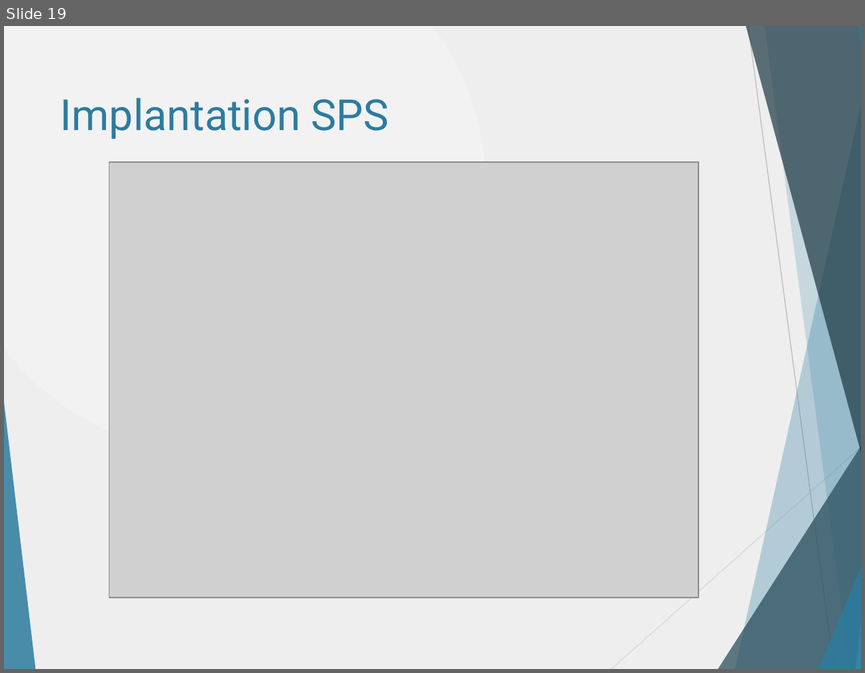
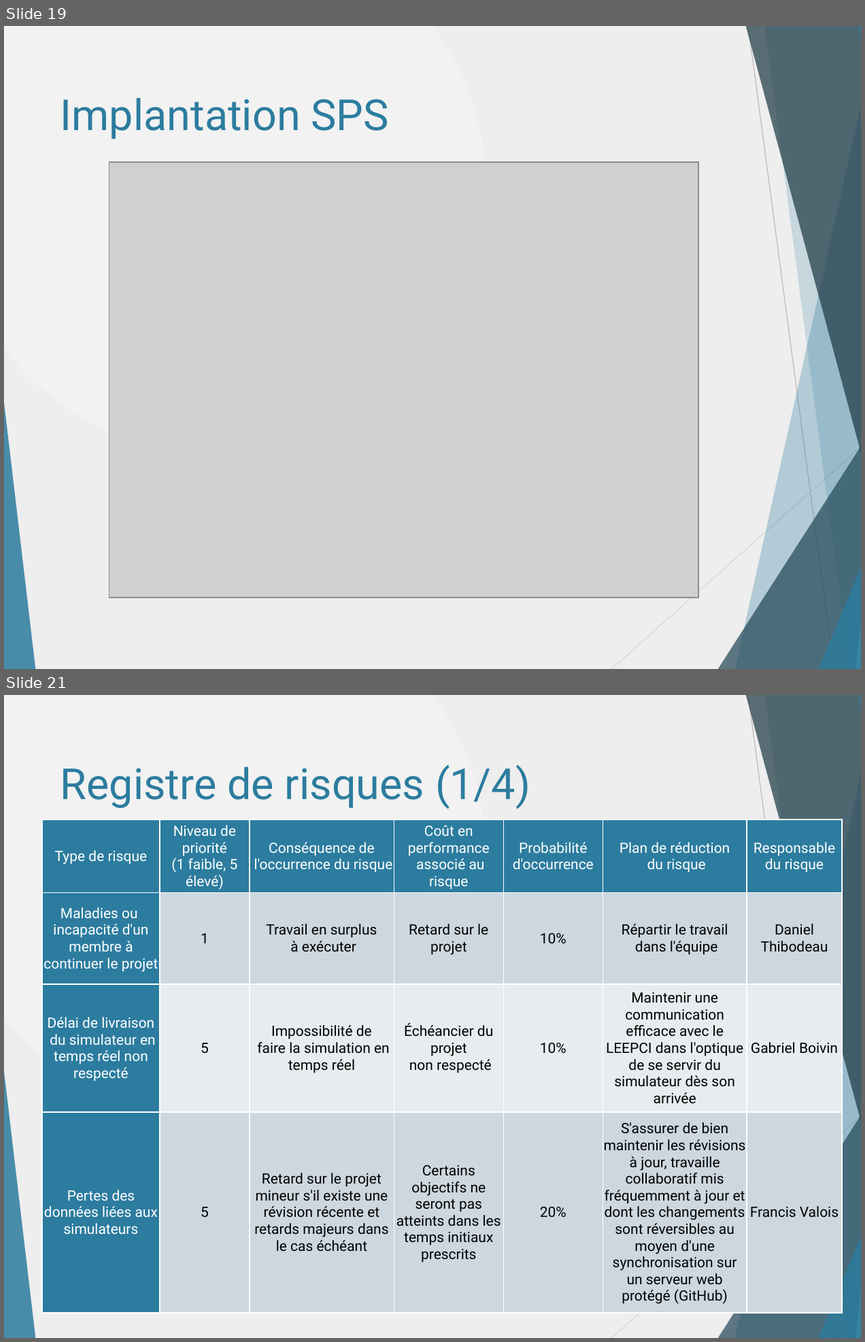
Before and after one commit to danthib76/DesignIV, a slide deck: Remise/Remise 2/Presentation1_corrigee_DT.pptx. Shown one above the other, each under a label of ours: slide 19 before the commit, slides 19 and 21 after it; the slides between them are not shown. The pictures are 865x673 and 865x1342 pixels, drawn with LibreOffice and Linux fonts; fonts in the diff are those of the drawing; grey boxes stand for pictures. Boxes give left, top, right and bottom in pixels: in the first picture for what was removed or moved away, otherwise in the second. Text is boxed around its words. In the diff, an @@ line names an element or a change of style, - is before the commit and + after.

Commit message:
Registre de risque, plan de test, gantt et WBS intégré dans le PPT

```diff
--- a/Remise/Remise 2/Presentation1_corrigee_DT.pptx
+++ b/Remise/Remise 2/Presentation1_corrigee_DT.pptx
@@ slide 21 added at (4,695,861,1338), background gradient #F2F2F2 to #EEEEEE; not listed: 10 template elements that a slide beside it also shows @@
@@ title added at (60,764,530,809), 36 pt, text #2C7C9F @@
+Registre de risques (1/4)
@@ table added at (41,819,842,1312), 4 rows, 7 columns @@
+Type de risque | Niveau de priorité (1 faible, 5 élevé) | Conséquence de l'occurrence du risque | Coût en performance associé au risque | Probabilité d'occurrence | Plan de réduction du risque | Responsable du risque
+Maladies ou incapacité d'un membre à continuer le projet | 1 | Travail en surplus à exécuter | Retard sur le projet | 10% | Répartir le travail dans l'équipe | Daniel Thibodeau
+Délai de livraison du simulateur en temps réel non respecté | 5 | Impossibilité de faire la simulation en temps réel | Échéancier du projet non respecté | 10% | Maintenir une communication efficace avec le LEEPCI dans l'optique de se servir du simulateur dès son arrivée | Gabriel Boivin
+Pertes des données liées aux simulateurs | 5 | Retard sur le projet mineur s'il existe une révision récente et retards majeurs dans le cas échéant | Certains objectifs ne seront pas atteints dans les temps initiaux prescrits | 20% | S'assurer de bien maintenir les révisions à jour, travaille collaboratif mis fréquemment à jour et dont les changements sont réversibles au moyen d'une synchronisation sur un serveur web protégé (GitHub) | Francis Valois
```
Also in this commit, not shown: 9 other slides added.
